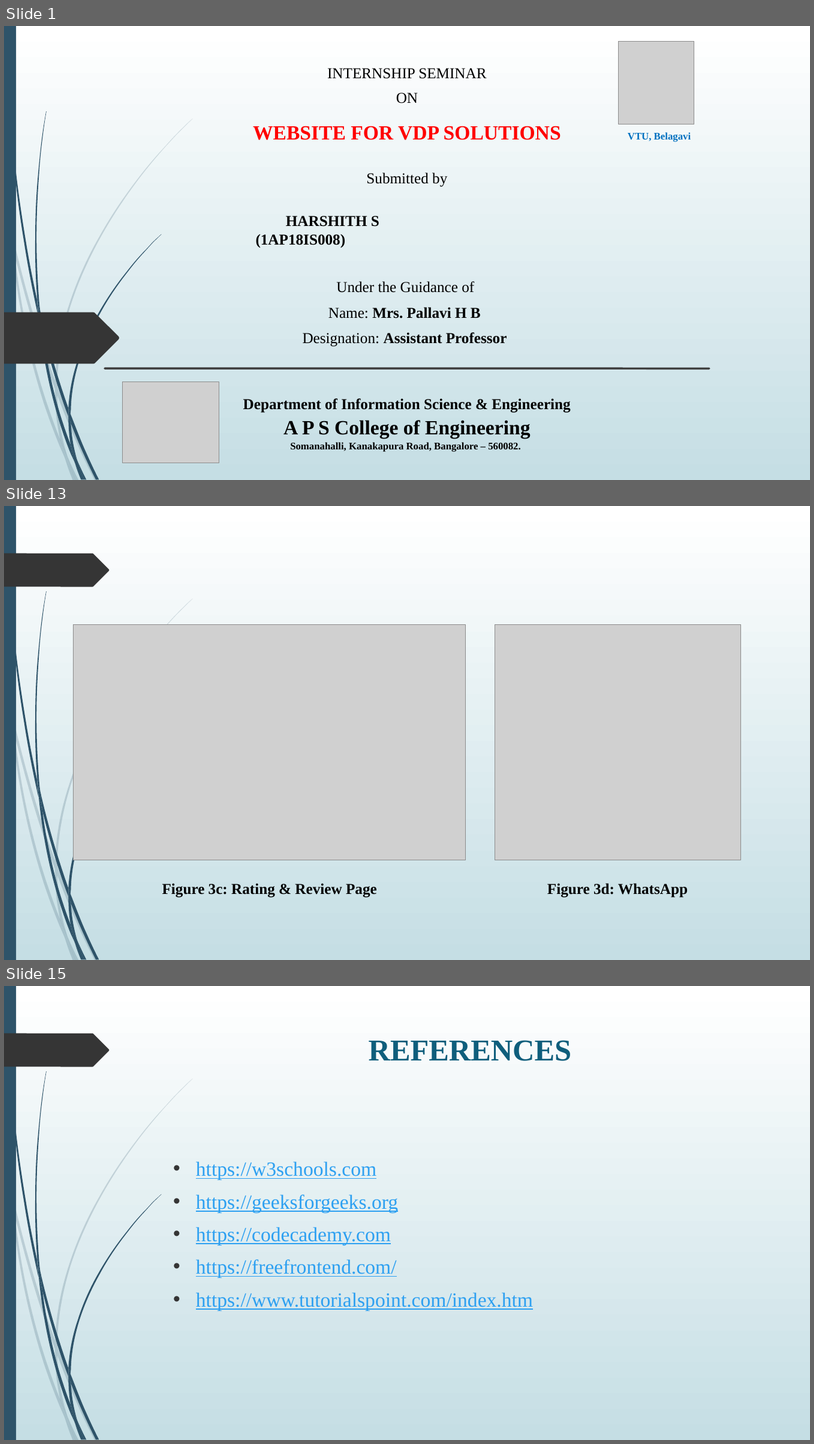
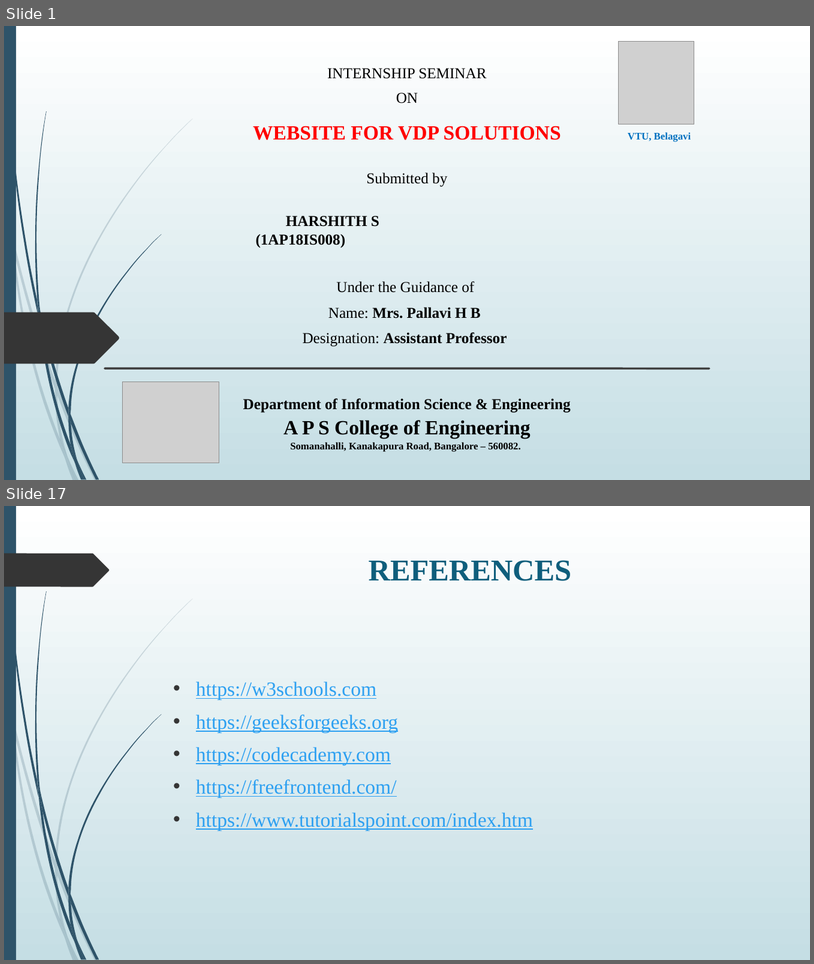
Before and after one commit to Harshith5S/VDP_Solutions, a slide deck: presentation.pptx. Shown one above the other, each under a label of ours: slides 1, 13 and 15 before the commit, slides 1 and 17 after it; the slides between them are not shown. The pictures are 814x1444 and 814x964 pixels, drawn with LibreOffice and Linux fonts; fonts in the diff are those of the drawing; grey boxes stand for pictures. Boxes give left, top, right and bottom in pixels: in the first picture for what was removed or moved away, otherwise in the second. Text is boxed around its words. In the diff, an @@ line names an element or a change of style, - is before the commit and + after.

```diff
--- a/presentation.pptx
+++ b/presentation.pptx
@@ slide 13 removed at (4, 506, 810, 960), background gradient #FFFFFF to #C5DEE5; not listed: 24 template elements that a slide beside it also shows @@
@@ picture removed at (74, 625, 466, 860) @@
@@ picture removed at (495, 625, 741, 860) @@
@@ text removed at (162, 883, 377, 897) @@
-Figure 3c: Rating & Review Page
@@ text removed at (548, 883, 688, 897) @@
-Figure 3d: WhatsApp
@@ what was slide 15 is now slide 17 @@
```
Also in this commit, not shown: 7 slides changed, 8 slides added, 5 other slides removed.
